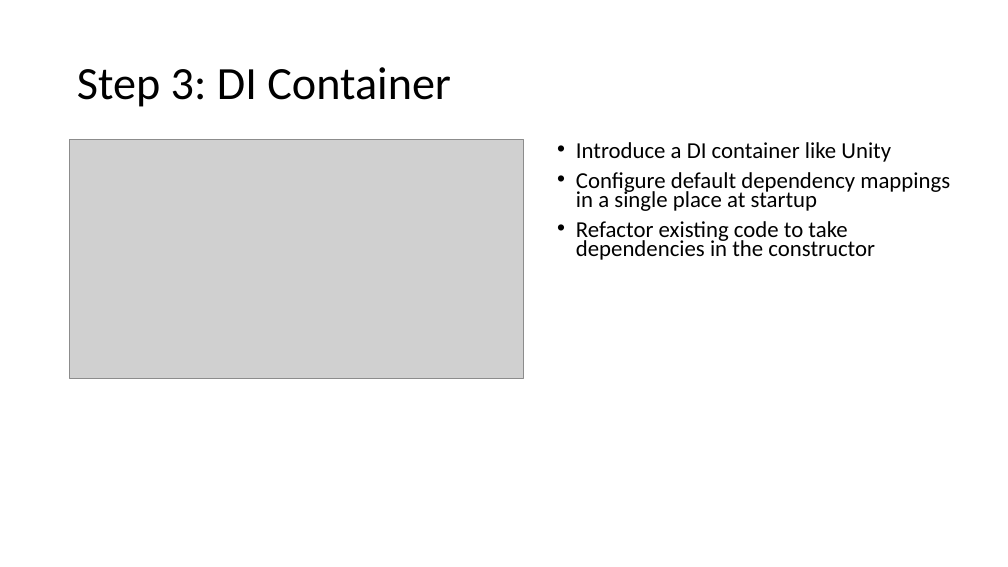
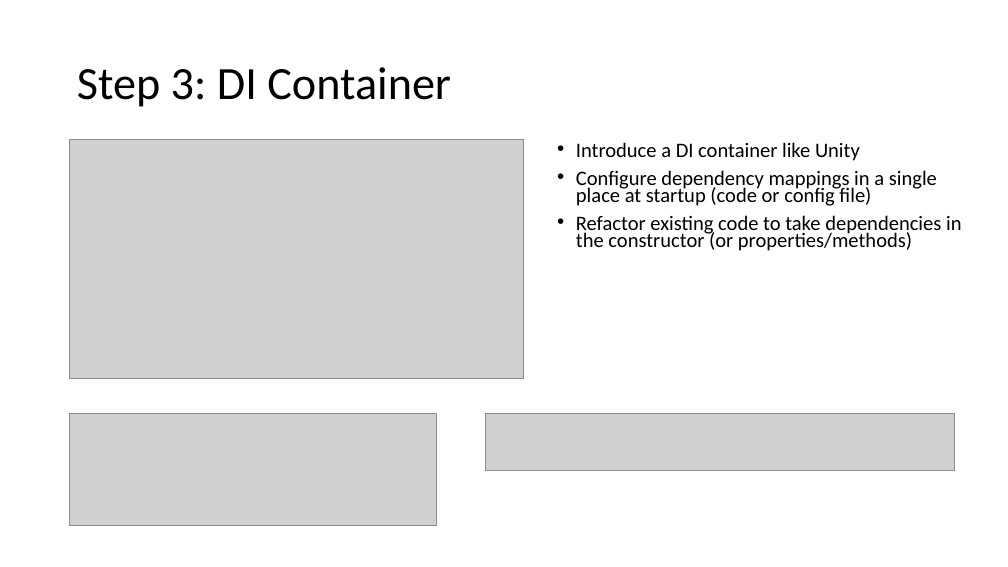
Before and after one commit to johnwpowell/mypizza, a slide deck: slide 9 of DI-Mocking-UnitTesting.pptx (slide 8 before the commit). Drawn at 1008x567 pixels with LibreOffice and Linux fonts; fonts in the diff are those of the drawing; grey boxes stand for pictures. Boxes give left, top, right and bottom in pixels: in the first picture for what was removed or moved away, otherwise in the second. Text is boxed around its words. In the diff, an @@ line names an element or a change of style, - is before the commit and + after.

```diff
--- a/DI-Mocking-UnitTesting.pptx
+++ b/DI-Mocking-UnitTesting.pptx
@@ text at <box>576,142,860,161</box>: size 21.7 to 19.6 pt in "Introduce a DI container like Unity" @@
@@ text at <box>576,170,962,251</box>: text changed; size 21.7 to 19.6 pt @@
-• Configure default dependency mappings in a single place at startup
-• Refactor existing code to take dependencies in the constructor
+• Configure dependency mappings in a single place at startup (code or config file)
+• Refactor existing code to take dependencies in the constructor (or properties/methods)
@@ picture added at <box>70,413,437,525</box> @@
@@ picture added at <box>486,413,955,470</box> @@
```
Also in this commit, not shown: 6 other slides changed, 2 slides added, 8 other files.
